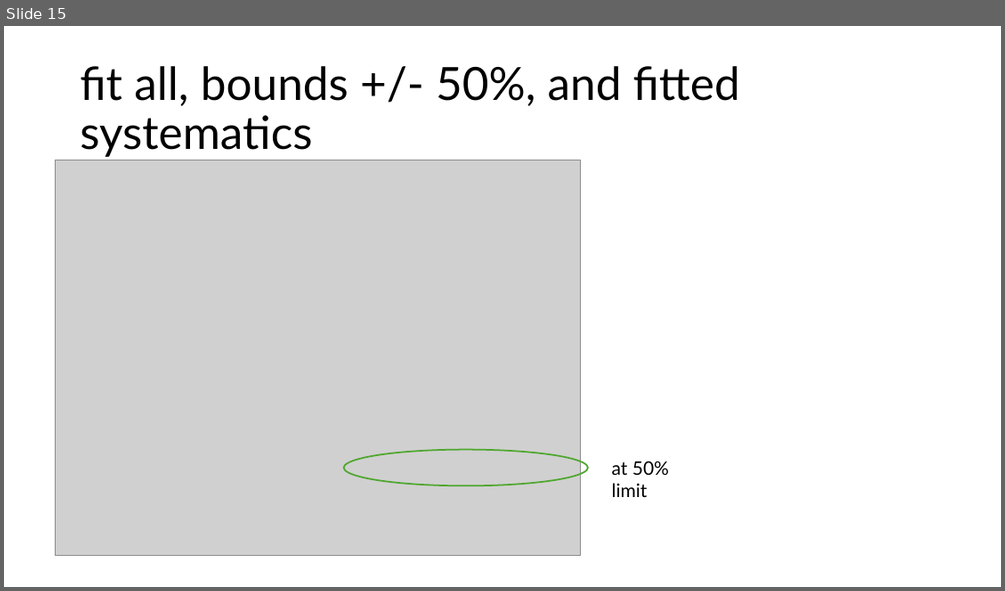
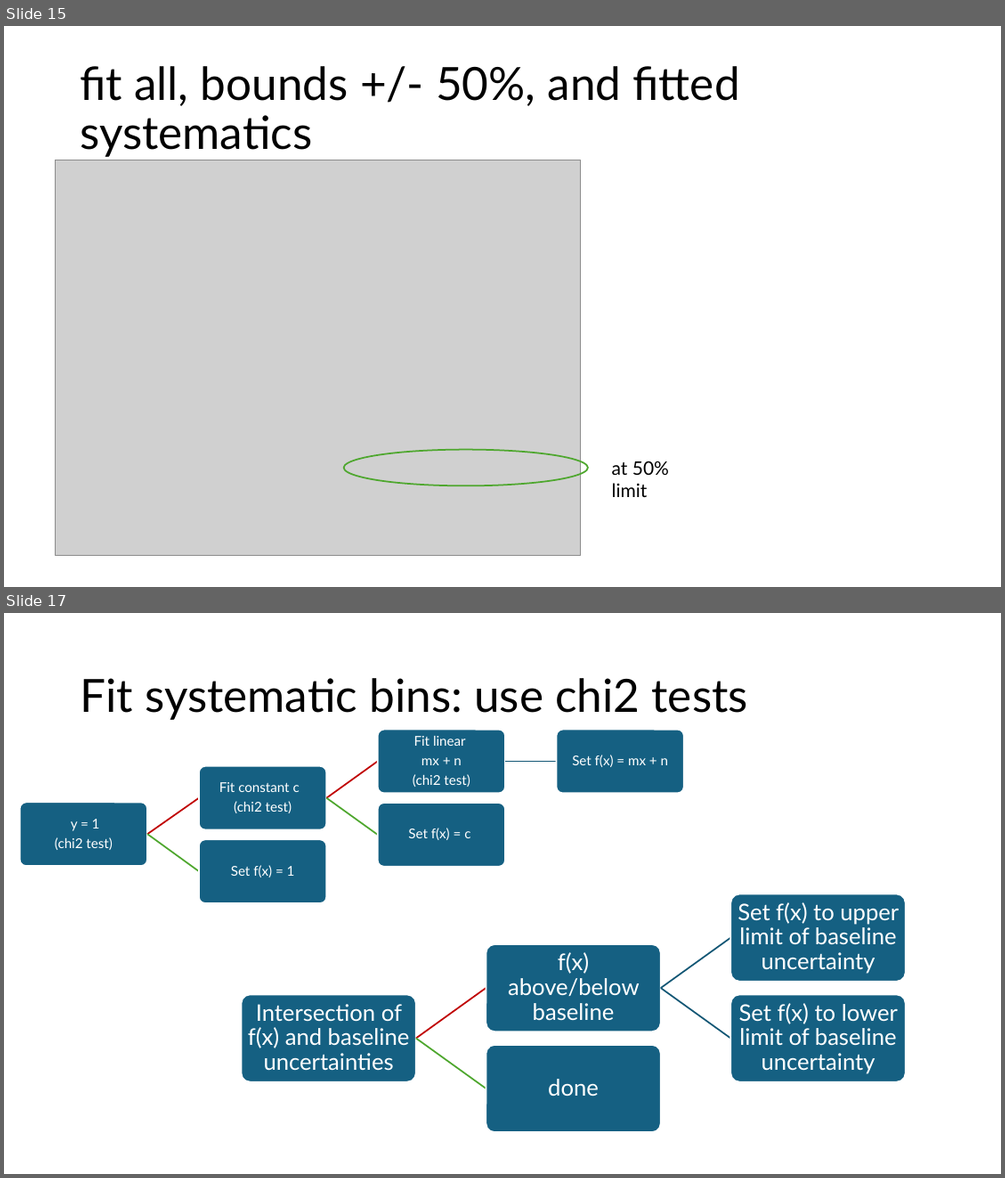
Before and after one commit to pascalgutjahr/presentations, a slide deck: Dortmund Meetings/Update_2025_01_14.pptx. Shown one above the other, each under a label of ours: slide 15 before the commit, slides 15 and 17 after it; the slides between them are not shown. The pictures are 1005x591 and 1005x1178 pixels, drawn with LibreOffice and Linux fonts; fonts in the diff are those of the drawing; grey boxes stand for pictures. Boxes give left, top, right and bottom in pixels: in the first picture for what was removed or moved away, otherwise in the second. Text is boxed around its words. In the diff, an @@ line names an element or a change of style, - is before the commit and + after.

Commit message:
update

```diff
--- a/Dortmund Meetings/Update_2025_01_14.pptx
+++ b/Dortmund Meetings/Update_2025_01_14.pptx
@@ slide 17 added at [4,613,1001,1174], background #FFFFFF @@
@@ title added at [80,678,748,720], 44 pt, text #000000 @@
+Fit systematic bins: use chi2 tests
@@ group added at [20,730,685,903]: 6 rounded rectangles, 6 texts, 5 freeform shapes @@
+y = 1
+(chi2 test)
+Fit constant c
+(chi2 test)
+Fit linear
+mx + n
+(chi2 test)
+Set f(x) = mx + n
+Set f(x) = c
+Set f(x) = 1
@@ group added at [241,894,906,1132]: 5 rounded rectangles, 5 texts, 4 freeform shapes @@
+Intersection of f(x) and baseline uncertainties
+f(x) above/below baseline
+Set f(x) to upper limit of baseline uncertainty
+Set f(x) to lower limit of baseline uncertainty
+done
```
Also in this commit, not shown: 1 other slide added.
